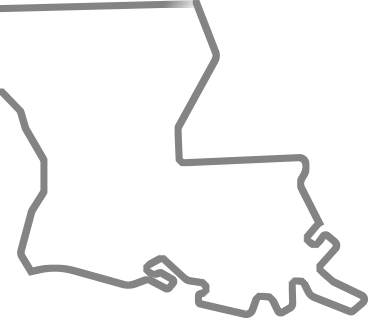
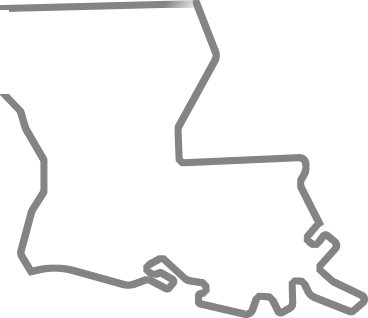
Comparing the layer stacks of the two 368px x 318px images. Changes:
painted on "Levels 1" over 0, 10, 9, 94
